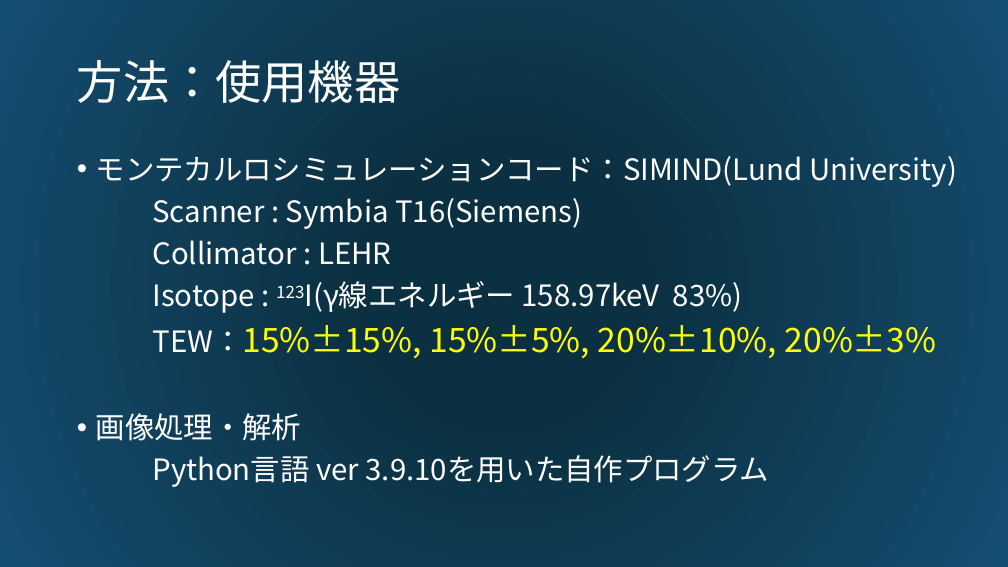
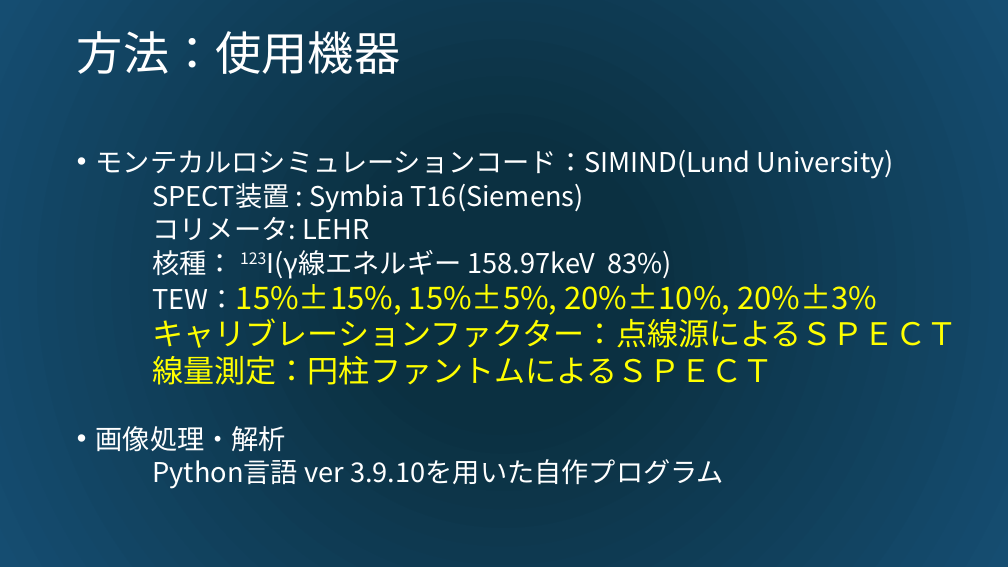
Before and after one commit to hhonda5427/simind_study, a slide deck: slide 4 of 123I線量測定におけるTEWの影響.pptx. Drawn at 1008x567 pixels with LibreOffice and Linux fonts; fonts in the diff are those of the drawing. Boxes give left, top, right and bottom in pixels: in the first picture for what was removed or moved away, otherwise in the second. Text is boxed around its words. In the diff, an @@ line names an element or a change of style, - is before the commit and + after.

```diff
--- a/123I線量測定におけるTEWの影響.pptx
+++ b/123I線量測定におけるTEWの影響.pptx
@@ title "方法：使用機器": place and size @@
-title "方法：使用機器" at (77, 60, 400, 103)
+title "方法：使用機器" at (77, 31, 400, 74)
@@ text at (96, 150, 894, 489): size 28 to 25.9 pt in "モンテカルロシミュレーションコード：SIMIND(Lund University)", "TEW：15%±15%,", "画像処理・解析", "Python言語 ver 3.9.10を用いた自作プログラム"; size 32 to 29.6 pt in "TEW：15%±15%, 15%±5%, 20%±10%, 20%±3%"; line spacing 0.9 to 0.7 @@
@@ text at (152, 183, 672, 279): text changed; size 28 to 25.9 pt @@
-Scanner : Symbia T16(Siemens)
-Collimator : LEHR
-Isotope : 123I(γ線エネルギー 158.97keV 83%)
+SPECT装置 : Symbia T16(Siemens)
+コリメータ: LEHR
+核種： 123I(γ線エネルギー 158.97keV 83%)
@@ text at (152, 314, 957, 385): paragraphs added @@
+キャリブレーションファクター：点線源によるＳＰＥＣＴ
+線量測定：円柱ファントムによるＳＰＥＣＴ
```
Also in this commit, not shown: 3 other slides changed, 2 slides added, 1 slide removed, 2 other files.
